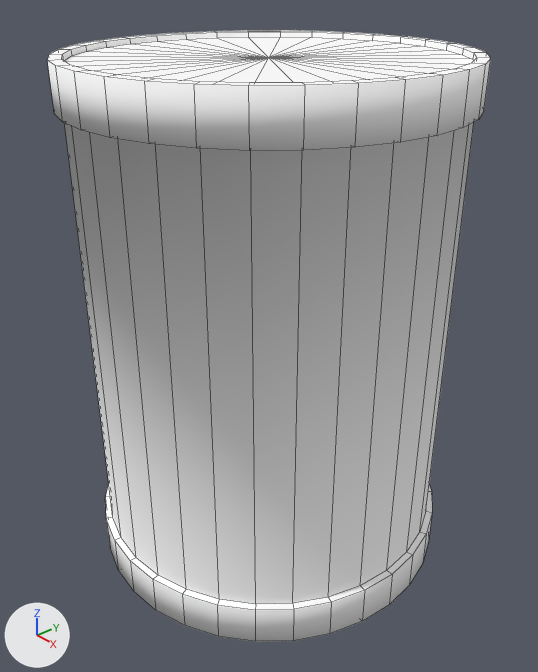
One commit to the Blender file Assets/Models/Thread.blend: the scene before it, then after it.
The view is the same before and after, from a 50 mm camera at (0.441, -0.384, 0.502) aimed at (0.006, -0.005, 0.203). The axes (+X, +Y, +Z) are drawn at lower left. The lights are the same throughout. Mesh edges are drawn as thin lines.

The older version as bpy lines, for what is in view:
```python
me_cylinder_008 = bpy.data.meshes.new('Cylinder.008')
me_cylinder_008.from_pydata(...)  # 322 vertices, 352 faces; spans x -0.158..0.158, y -0.158..0.158, z -0.218..0.218
# faces by material slot: [320, 32]
me_cylinder_008.materials.append(mat_threadplasticmat)  # white #ffffff
me_cylinder_008.materials.append(mat_threadmat)  # white #ffffff
ob_spool = bpy.data.objects.new('spool', me_cylinder_008)
ob_spool.location = (0.0, 0.0, 0.218)
_m = ob_spool.modifiers.new('EdgeSplit', 'EDGE_SPLIT')
_m.use_edge_angle = False
```
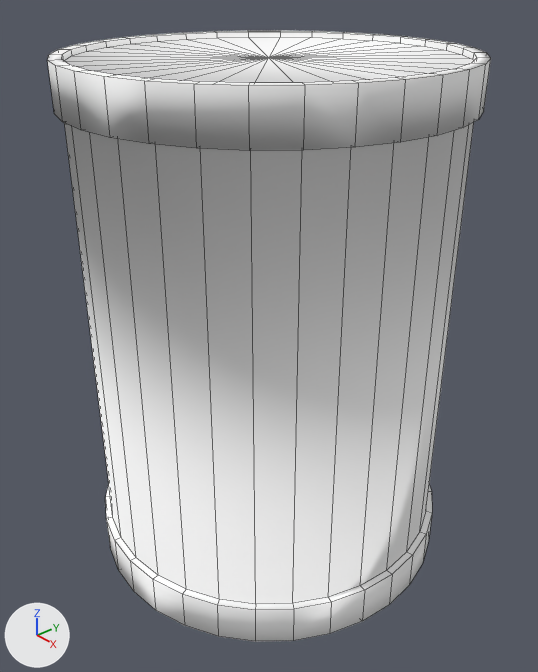
Pixel boxes [x1, y1, x2, y2] of what changed, in the pictures (538 x 672 px):
'spool', shading changed, modifiers changed
    both: [47, 30, 491, 642]

What the commit changed:
me_cylinder_008 has 322 vertices, 352 faces and spans x -0.158..0.158, y -0.158..0.158, z -0.218..0.218.
me_cylinder_008 is used by ob_spool; location (0.0, 0.0, 0.218).
me_cylinder_008 part 1: edges marked sharp go from 320 to 0.
Object 'spool' (ob_spool) loses its EDGE_SPLIT modifier named 'EdgeSplit'.
Modifier setting removed (it was use_edge_angle = False).
